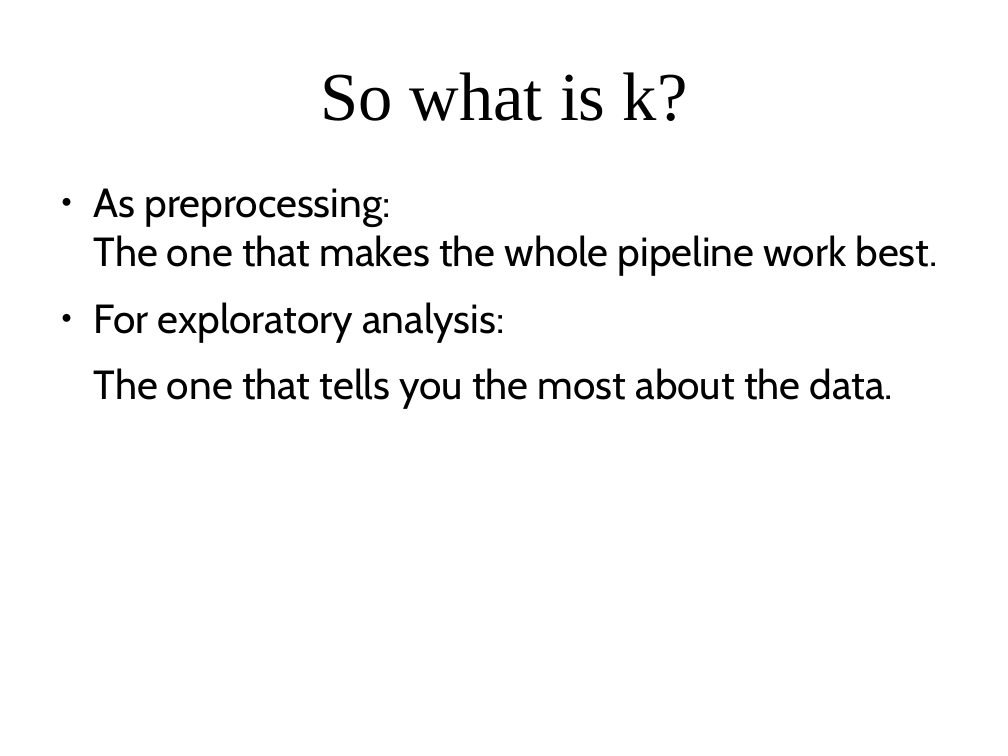
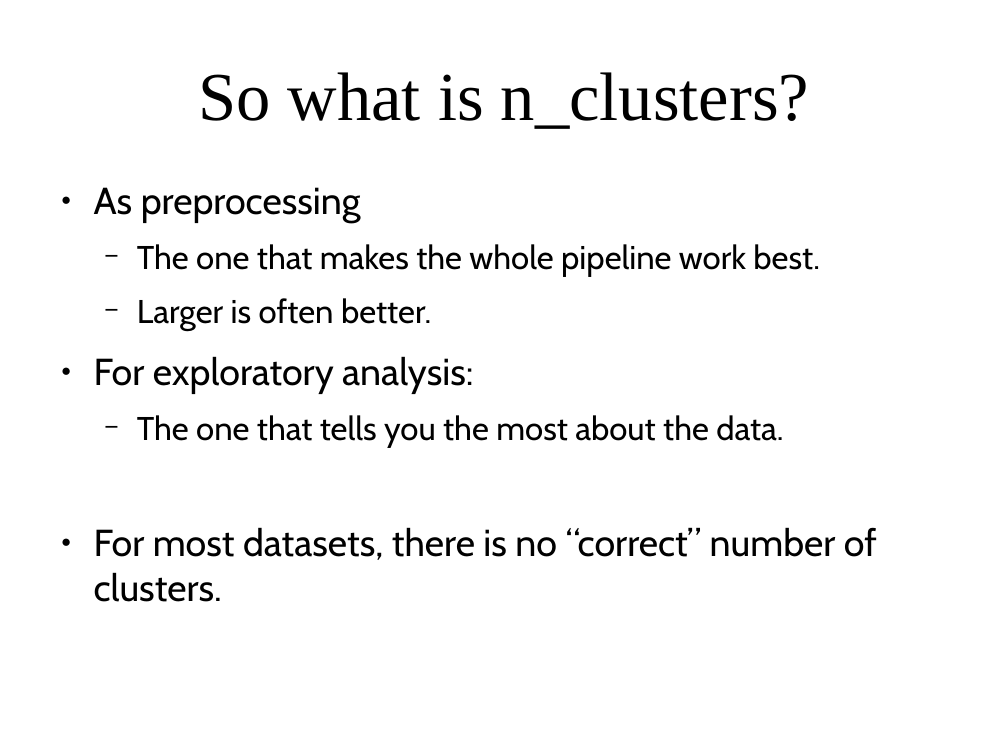
Before and after one commit to amueller/applied_ml_spring_2017, a slide deck: slide 37 of slides/aml-17-032717.odp (slide 36 before the commit). Drawn at 1008x756 pixels with LibreOffice and Linux fonts; fonts in the diff are those of the drawing. Boxes give left, top, right and bottom in pixels: in the first picture for what was removed or moved away, otherwise in the second. Text is boxed around its words. In the diff, an @@ line names an element or a change of style, - is before the commit and + after.

```diff
--- a/slides/aml-17-032717.odp
+++ b/slides/aml-17-032717.odp
@@ title at <box>198,72,809,129</box>: text changed @@
-So what is k?
+So what is n_clusters?
@@ text at <box>94,187,820,330</box>: text changed; size 32 to 25.9 pt @@
-● As preprocessing:
-  The one that makes the whole pipeline work best.
+● As preprocessing
+  − The one that makes the whole pipeline work best.
+  − Larger is often better.
@@ text at <box>94,356,783,447</box>: size 32 to 29.6 pt in "For exploratory analysis:"; size 32 to 25.9 pt in "The one that tells you the most ..."; bullet none to −; list level 1 to 2 in "The one that tells you ..." @@
@@ text at <box>94,527,877,602</box>: paragraph added @@
+● For most datasets, there is no “correct” number of clusters.
```
Also in this commit, not shown: 1 other slide changed, 1 slide added, 1 other file.
